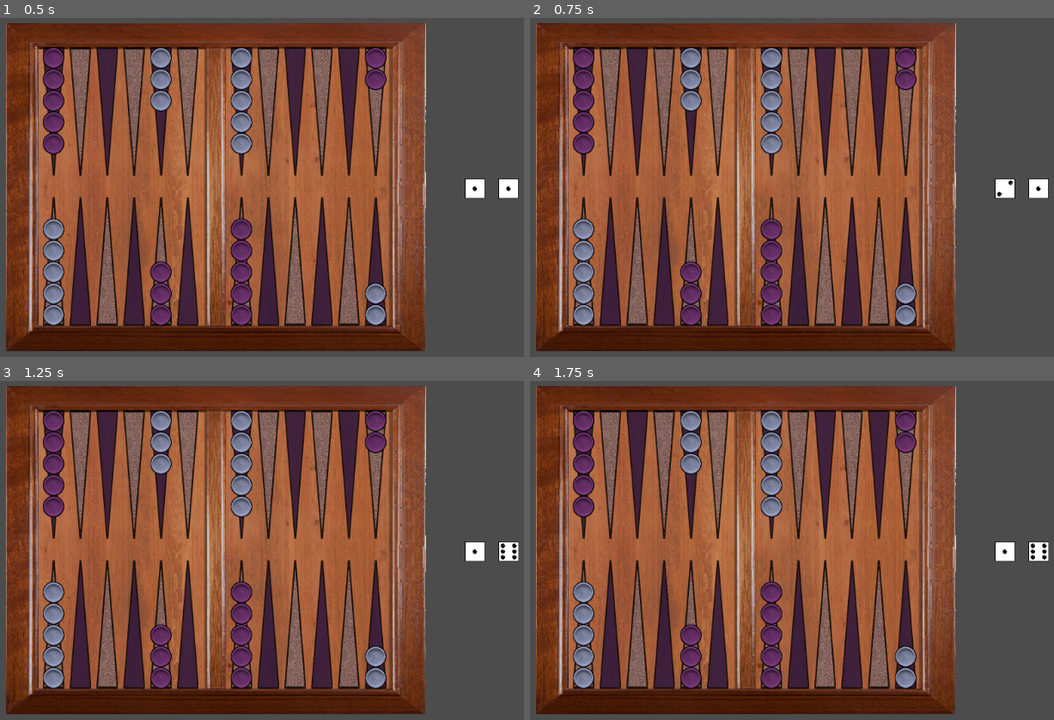
Above: before the commit, frames 1-4 (two rows, left to right).
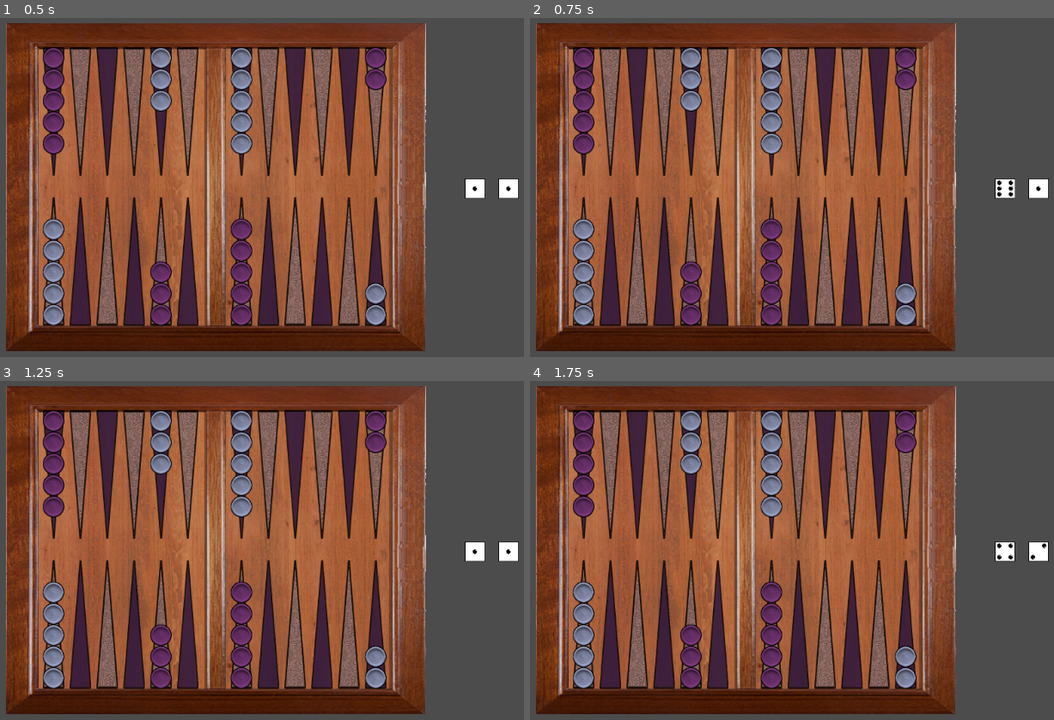
Above: after the commit, the same moments.

Repository: 2BytesGoat/godot-backgammon
Game: Godot game, scene res://Main.tscn
Same seed, same stepped clock (60 frames per second), same inputs: the game is played once before the commit and once after it.
Inputs (mouse positions are in pixels of both pictures, inside the frame that each line leads up to):
- Up to frame 1 (0.5 s): no input
- Up to frame 2 (0.75 s): tap Enter at 0.5 s; move the mouse to (1022, 187) at 0.52 s; press the mouse at (1022, 187) at 0.53 s
- Up to frame 3 (1.25 s): no input
- Up to frame 4 (1.75 s): move the mouse to (598, 574) at 1.27 s; release the mouse at (598, 574) at 1.28 s; click (598, 574) at 1.35 s

Frame 1 is identical in both runs. In frame 2, less than 0.1% of the frame differs, in the area x 89-93%, y 47-54%; in frame 3, less than 0.1%; in frame 4, 0.1%, in the area x 89-100%, y 47-54%.

Commit message:
Fixed random seed for dice

Diff:
--- a/godot3/Board.gd
+++ b/godot3/Board.gd
@@ -10,7 +10,6 @@
 ]
 
 func _ready():
-	print(checkers_tilemap.get_used_cells())
 	_init_board_space()
 	add_checkers(GameMeta.meta["player_1_init"], 0)
 	add_checkers(GameMeta.meta["player_2_init"], 1)
--- a/godot3/Die.gd
+++ b/godot3/Die.gd
@@ -1,7 +1,4 @@
 extends Node2D
-
-const MIN_ROLLS = 5
-const MAX_ROLLS = 10
 
 onready var die_sprite = get_node("DieSprite")
 onready var timer = get_node("Timer")
@@ -9,8 +6,11 @@
 
 signal done_rolling
 
+func _ready():
+	randomize()
+
 func roll_die():
-	for _i in range(max(MIN_ROLLS, randi() % MAX_ROLLS)):
+	for _i in range(10):
 		die_sprite.frame = randi() % max_die_faces
 		timer.start()
 		yield(timer, "timeout")
Not shown, changed: README.md
